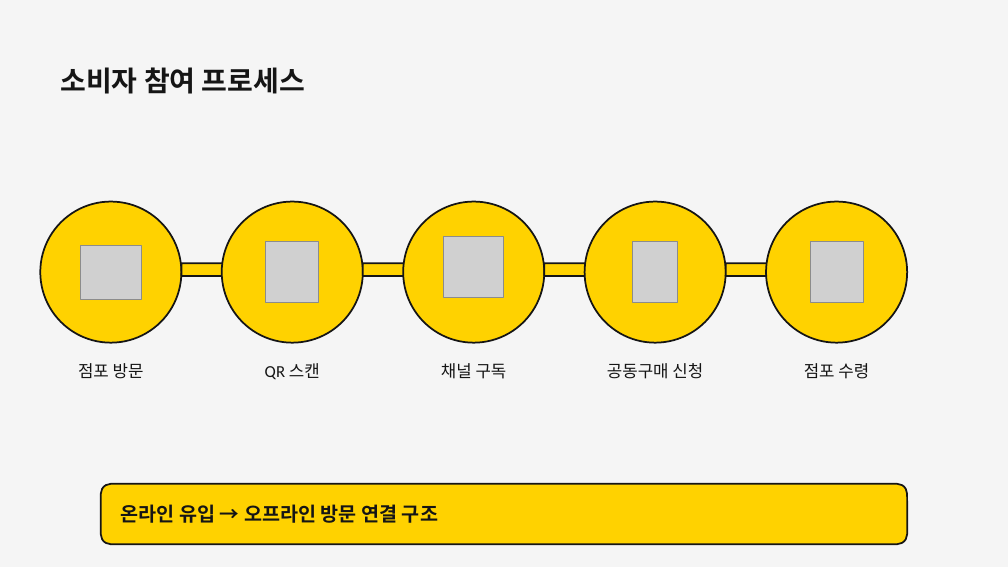
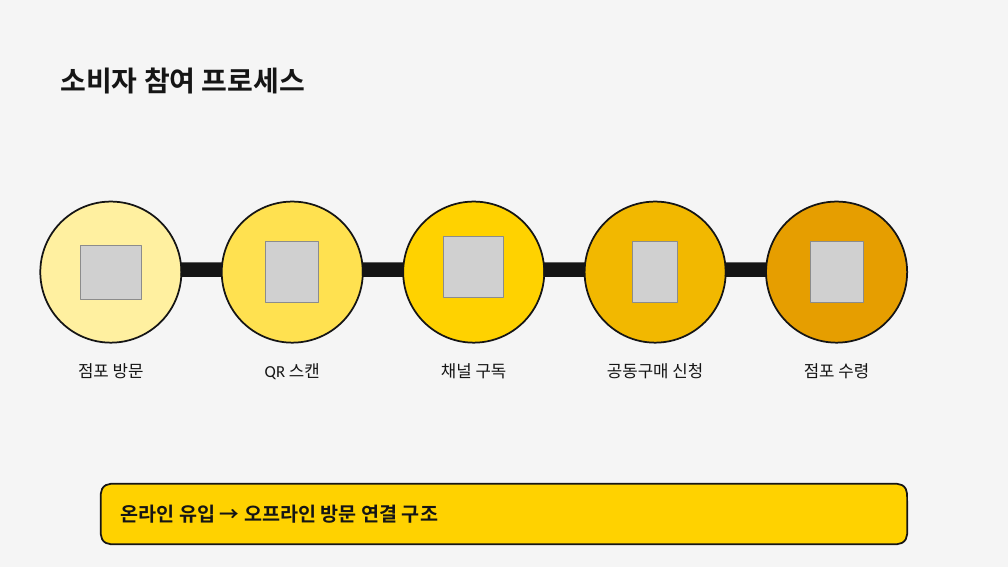
Before and after one commit to dhch777-maker/gagyebu, a slide deck: slide 7 of EMART/이마트에브리데이_사업제안서_v3_260301.pptx. Drawn at 1008x567 pixels with LibreOffice and Linux fonts; fonts in the diff are those of the drawing; grey boxes stand for pictures. Boxes give left, top, right and bottom in pixels: in the first picture for what was removed or moved away, otherwise in the second. Text is boxed around its words. In the diff, an @@ line names an element or a change of style, - is before the commit and + after.

```diff
--- a/EMART/이마트에브리데이_사업제안서_v3_260301.pptx
+++ b/EMART/이마트에브리데이_사업제안서_v3_260301.pptx
@@ ellipse at box(40, 202, 181, 343): fill #FFD200 to #FFF0A0 @@
@@ ellipse at box(222, 202, 363, 343): fill #FFD200 to #FFE150 @@
@@ ellipse at box(585, 202, 726, 343): fill #FFD200 to #F2B800 @@
@@ ellipse at box(766, 202, 907, 343): fill #FFD200 to #E69E00 @@
@@ fill #FFD200 to #151515 in 4 elements at box(181, 257, 242, 282), box(363, 257, 423, 282), box(544, 257, 605, 282), box(726, 257, 786, 282) @@
```
Also in this commit, not shown: 2 other slides changed, 2 other files.
